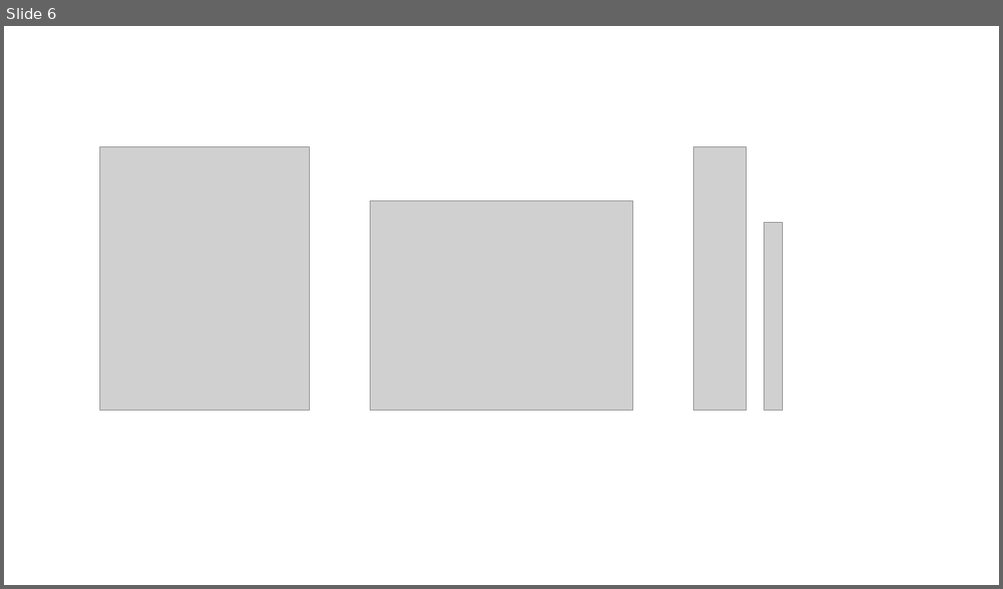
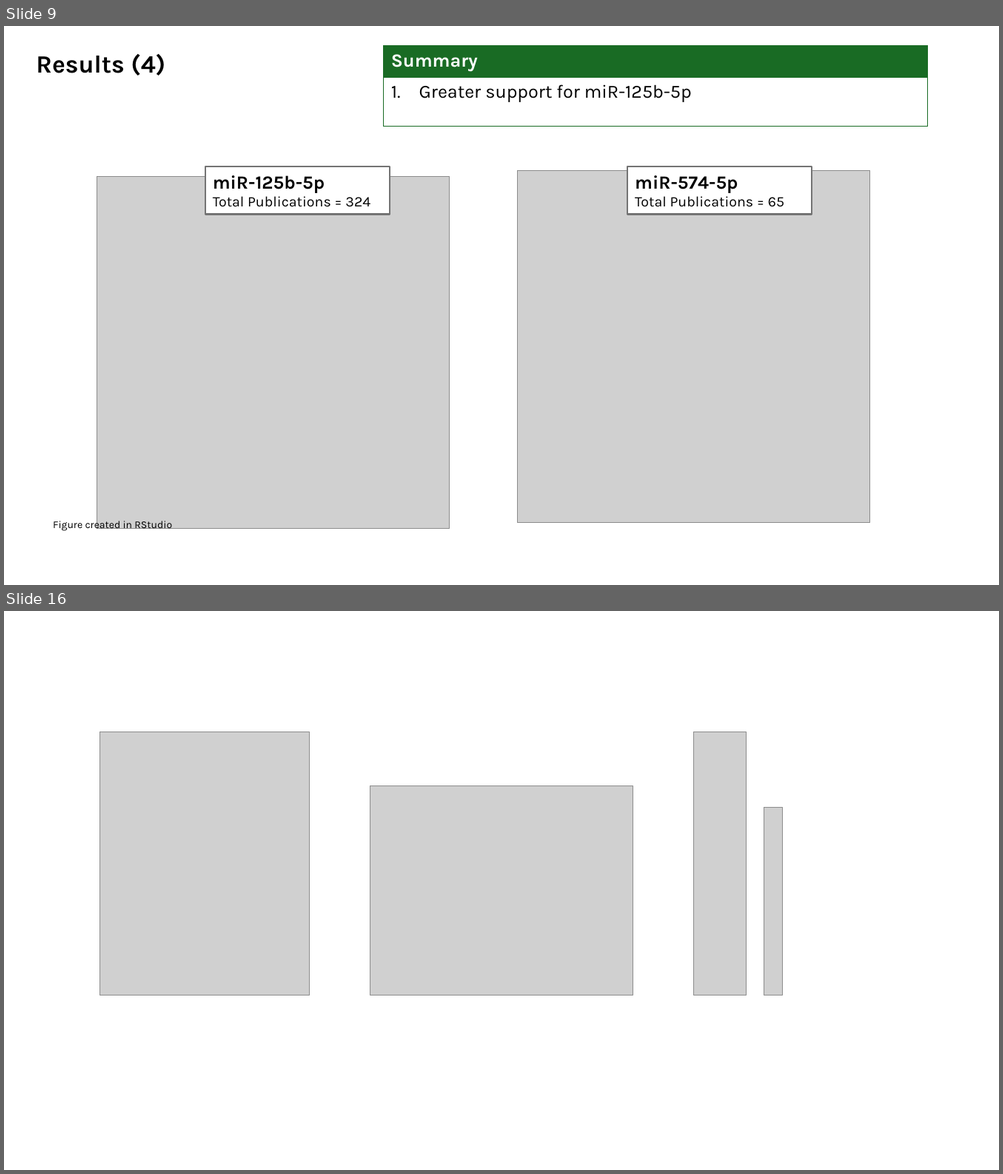
Before and after one commit to CJ770411/L4137_HBEC_EV_Transcriptomics-Project, a slide deck: viva/presentation/drafts/viva_presentation_DRAFT_1.pptx. Shown one above the other, each under a label of ours: slide 6 before the commit, slides 9 and 16 after it; the slides between them are not shown. The pictures are 1003x589 and 1003x1174 pixels, drawn with LibreOffice and Linux fonts; fonts in the diff are those of the drawing; grey boxes stand for pictures. Boxes give left, top, right and bottom in pixels: in the first picture for what was removed or moved away, otherwise in the second. Text is boxed around its words. In the diff, an @@ line names an element or a change of style, - is before the commit and + after.

```diff
--- a/viva/presentation/drafts/viva_presentation_DRAFT_1.pptx
+++ b/viva/presentation/drafts/viva_presentation_DRAFT_1.pptx
@@ slide 9 added at (x1=4, y1=26, x2=999, y2=585), background #FFFFFF @@
@@ table added at (x1=384, y1=46, x2=928, y2=126), 2 rows, 1 columns @@
+Summary
+Greater support for miR-125b-5p
@@ text added at (x1=36, y1=54, x2=165, y2=76), 24 pt, text #000000, bold @@
+Results (4)
@@ picture added at (x1=96, y1=177, x2=449, y2=529) @@
@@ rectangle added at (x1=205, y1=167, x2=390, y2=215), fill #FFFFFF, outline #747474 1.5 pt, 14 pt, text #000000 @@
+miR-125b-5p
+Total Publications = 324
@@ picture added at (x1=518, y1=171, x2=870, y2=523) @@
@@ rectangle added at (x1=628, y1=167, x2=812, y2=215), fill #FFFFFF, outline #747474 1.5 pt, 14 pt, text #000000 @@
+miR-574-5p
+Total Publications = 65
@@ text added at (x1=53, y1=519, x2=172, y2=531), 10 pt, text #000000 @@
+Figure created in RStudio
@@ what was slide 6 is now slide 16 @@
```
Also in this commit, not shown: 4 slides changed, 10 other slides added, 8 other files.
